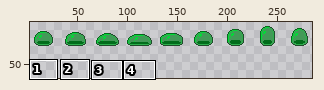
Sprite sheet, stored at core/assets/characters/images/GreenSlimeSS.png. The first picture is a wide view before the edit; the outline marks the close-up.
Close-up. Before:
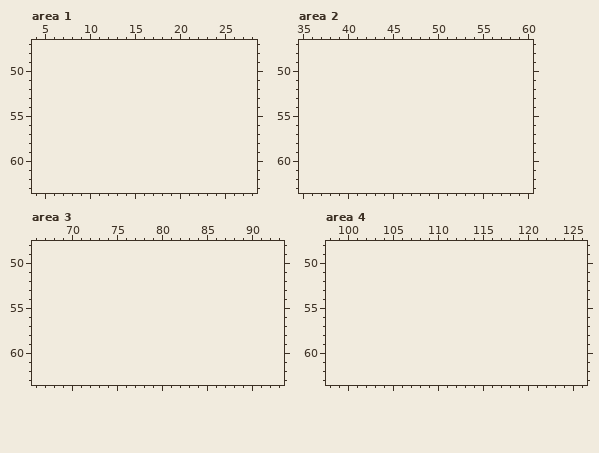
The file is 288x32 pixels. Shown: area 1: x 4..28, y 47..63; area 2: x 35..60, y 47..63; area 3: x 66..93, y 48..63; area 4: x 98..126, y 48..63. The old version is drawn lined up with the new one, on the new canvas. The wide view leaves out empty margins. The commit also changed other parts of the picture, which this record leaves out.
After the commit:
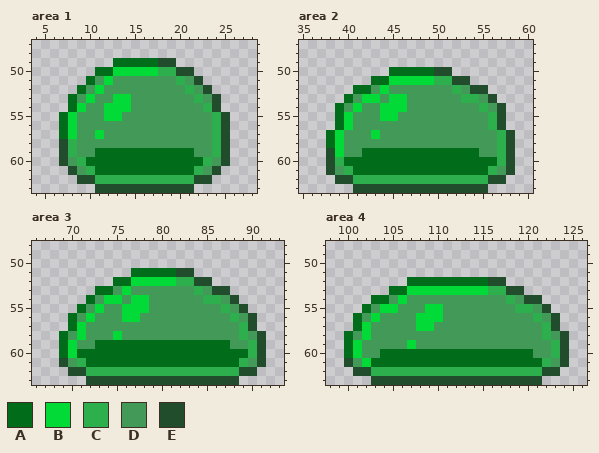
Palette (. is transparent): A #016d1b  B #02da37  C #2daf4d  D #439958  E #214d2c
Difference:
canvas 288x32 -> 288x64
Changed rows in their new state; - is an unchanged pixel.
Area 1:
first column x 7:
49 ------AAAAAEE------
50 ----AABBBBBCCEE----
51 ---ADBDDDDDDDCDE---
52 --ADBDDDDDDDDDCDE--
53 -ADBDDBBDDDDDDDCDE-
54 -ABDDBBBDDDDDDDDCE-
55 ABDDDBBDDDDDDDDDDCE
56 ABDDDDDDDDDDDDDDDCE
57 ABDDBDDDDDDDDDDDDCE
58 ECDDDDDDDDDDDDDDDCE
59 ECDDAAAAAAAAAAADDCE
60 EDCAAAAAAAAAAAAACDE
61 -EDCAAAAAAAAAAACDE-
62 --EECCCCCCCCCCCEE--
63 ----EEEEEEEEEEE----
Area 2:
first column x 38:
50 -------AAAAAEE-------
51 -----AABBBBBCCEE-----
52 ---AADBDDDDDDDCDEE---
53 --ADBBDBBDDDDDDCCDE--
54 -ADBDDBBBDDDDDDDDCDE-
55 -ABDDDBBDDDDDDDDDDCE-
56 -ABDDDDDDDDDDDDDDDCE-
57 ABDDDBDDDDDDDDDDDDDCE
58 ABDDDDDDDDDDDDDDDDDCE
59 EBDDAAAAAAAAAAAAADDCE
60 ECAAAAAAAAAAAAAAAAACE
61 EDCAAAAAAAAAAAAAAACDE
62 -EECCCCCCCCCCCCCCCEE-
63 ---EEEEEEEEEEEEEEE---
Area 3:
first column x 69:
51 --------AAAAAEE--------
52 ------AABBBBBCCEE------
53 ----AADBDDDDDDDCDEE----
54 ---ADBBDBBDDDDDDCCDE---
55 --ADBDDBBBDDDDDDDDCDE--
56 -ADBDDDBBDDDDDDDDDDCDE-
57 -ABDDDDDDDDDDDDDDDDDCE-
58 ADBDDDBDDDDDDDDDDDDDCDE
59 ABDDAAAAAAAAAAAAAAADDCE
60 ABAAAAAAAAAAAAAAAAAAACE
61 EDCAAAAAAAAAAAAAAAAACDE
62 -EECCCCCCCCCCCCCCCCCEE-
63 ---EEEEEEEEEEEEEEEEE---
Area 4:
first column x 100:
52 -------AAAAAAAAAEE-------
53 -----AABBBBBBBBBCCEE-----
54 ---AADBDDDDDDDDDDDCDEE---
55 --ADBBDDDBBDDDDDDDDCCDE--
56 -ADBDDDDBBBDDDDDDDDDDCDE-
57 -ABDDDDDBBDDDDDDDDDDDDCE-
58 ADBDDDDDDDDDDDDDDDDDDDCDE
59 ABDDDDDBDDDDDDDDDDDDDDDCE
60 ABDDAAAAAAAAAAAAAAAAADDCE
61 EDBAAAAAAAAAAAAAAAAAAACDE
62 -EECCCCCCCCCCCCCCCCCCCEE-
63 ---EEEEEEEEEEEEEEEEEEE---
Where, in picture pixels (left, top, right, bottom), the same in both close-ups:
added: (59, 58, 230, 193)
added: (326, 67, 515, 193)
added: (59, 268, 266, 385)
added: (344, 277, 569, 385)
